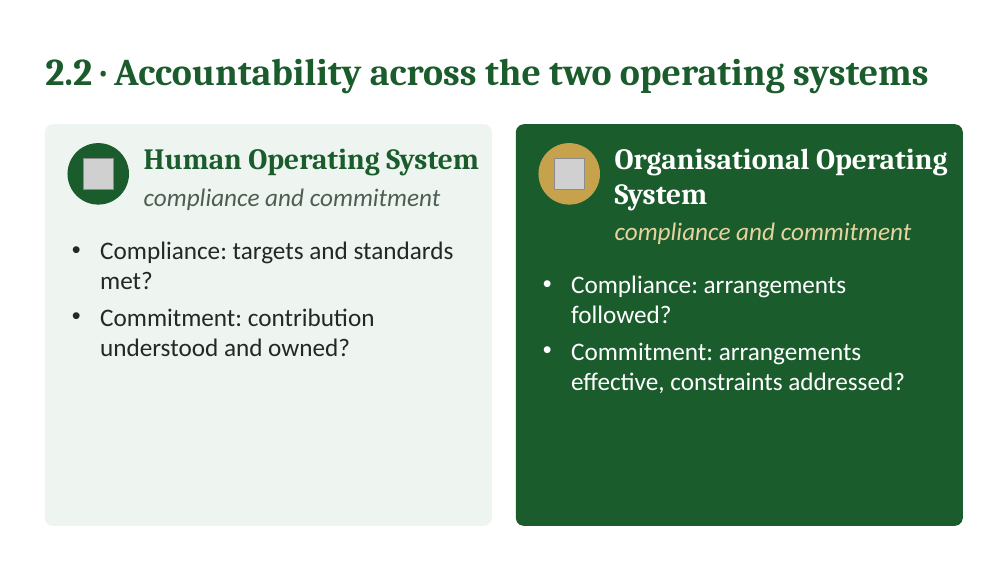
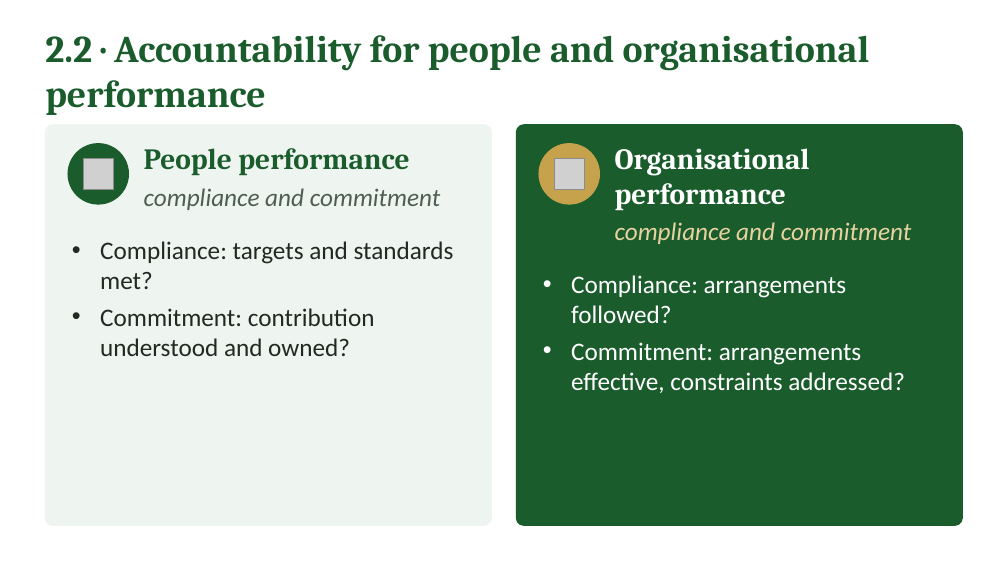
Before and after one commit to IBSL26/ibsl-platform, a slide deck: slide 20 of Unit decks/Unit 06 - Performance Management Setup.pptx. Drawn at 1008x567 pixels with LibreOffice and Linux fonts; fonts in the diff are those of the drawing; grey boxes stand for pictures. Boxes give left, top, right and bottom in pixels: in the first picture for what was removed or moved away, otherwise in the second. Text is boxed around its words. In the diff, an @@ line names an element or a change of style, - is before the commit and + after.

```diff
--- a/Unit decks/Unit 06 - Performance Management Setup.pptx
+++ b/Unit decks/Unit 06 - Performance Management Setup.pptx
@@ text at (45, 35, 870, 115): text changed @@
-2.2 · Accountability across the two operating systems
+2.2 · Accountability for people and organisational performance
@@ text at (144, 148, 409, 175): text changed @@
-Human Operating System
+People performance
@@ text at (615, 148, 810, 211): text changed @@
-Organisational Operating System
+Organisational performance
```
Also in this commit, not shown: 6 other slides changed, 38 other files.
